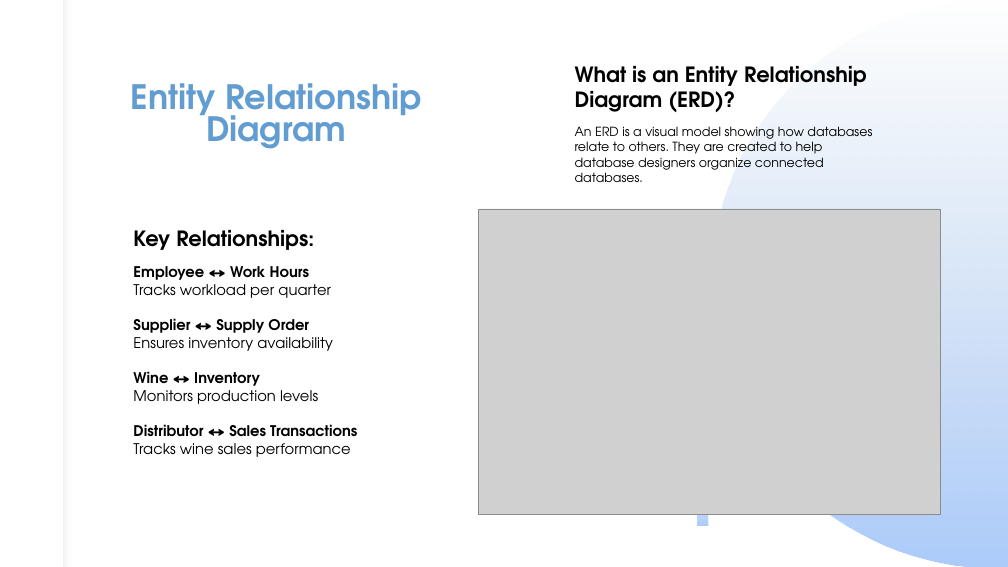
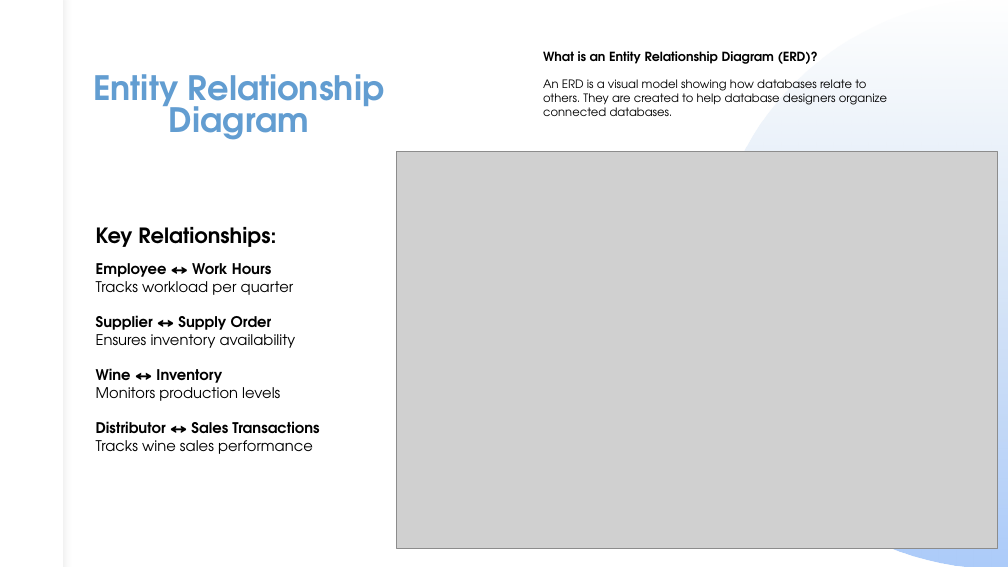
Before and after one commit to adstiles85/CSD-310, a slide deck: slide 4 of Group Project/Willson_BacchusWinery_Milestone4.pptx. Drawn at 1008x567 pixels with LibreOffice and Linux fonts; fonts in the diff are those of the drawing; grey boxes stand for pictures. Boxes give left, top, right and bottom in pixels: in the first picture for what was removed or moved away, otherwise in the second. Text is boxed around its words. In the diff, an @@ line names an element or a change of style, - is before the commit and + after.

```diff
--- a/Group Project/Willson_BacchusWinery_Milestone4.pptx
+++ b/Group Project/Willson_BacchusWinery_Milestone4.pptx
@@ title "Entity Relationship Diagram": place and size @@
-title "Entity Relationship Diagram" at [131, 83, 421, 149]
+title "Entity Relationship Diagram" at [93, 74, 384, 140]
@@ text "What is an Entity Relationship ...": place and size @@
-text "What is an Entity Relationship ..." at [575, 66, 872, 182]
+text "What is an Entity Relationship ..." at [543, 51, 887, 116]
@@ text "What is an Entity Relationship ..." at [543, 51, 887, 116]: size 20 to 12 pt in "What is an Entity Relationship Diagram (ERD)?"; size 12 to 11 pt in "An ERD is a visual model showing ..." @@
@@ picture: place and size @@
-picture at [479, 209, 940, 514]
+picture at [397, 151, 997, 548]
@@ text "Key Relationships:": place and size @@
-text "Key Relationships:" at [133, 230, 357, 457]
+text "Key Relationships:" at [96, 227, 319, 454]
@@ plus removed at [674, 469, 730, 526] @@
```
Also in this commit, not shown: 3 other slides changed, 1 other file.
